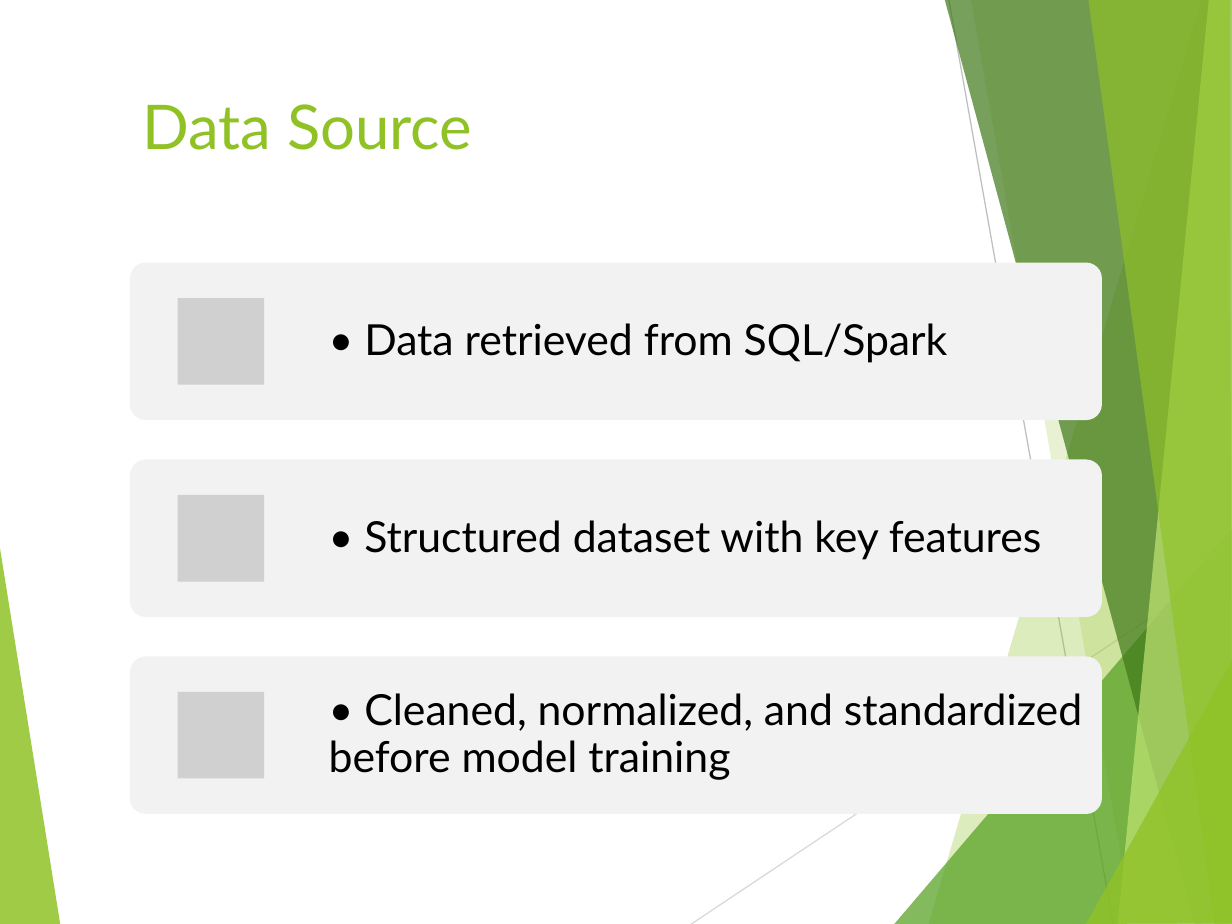
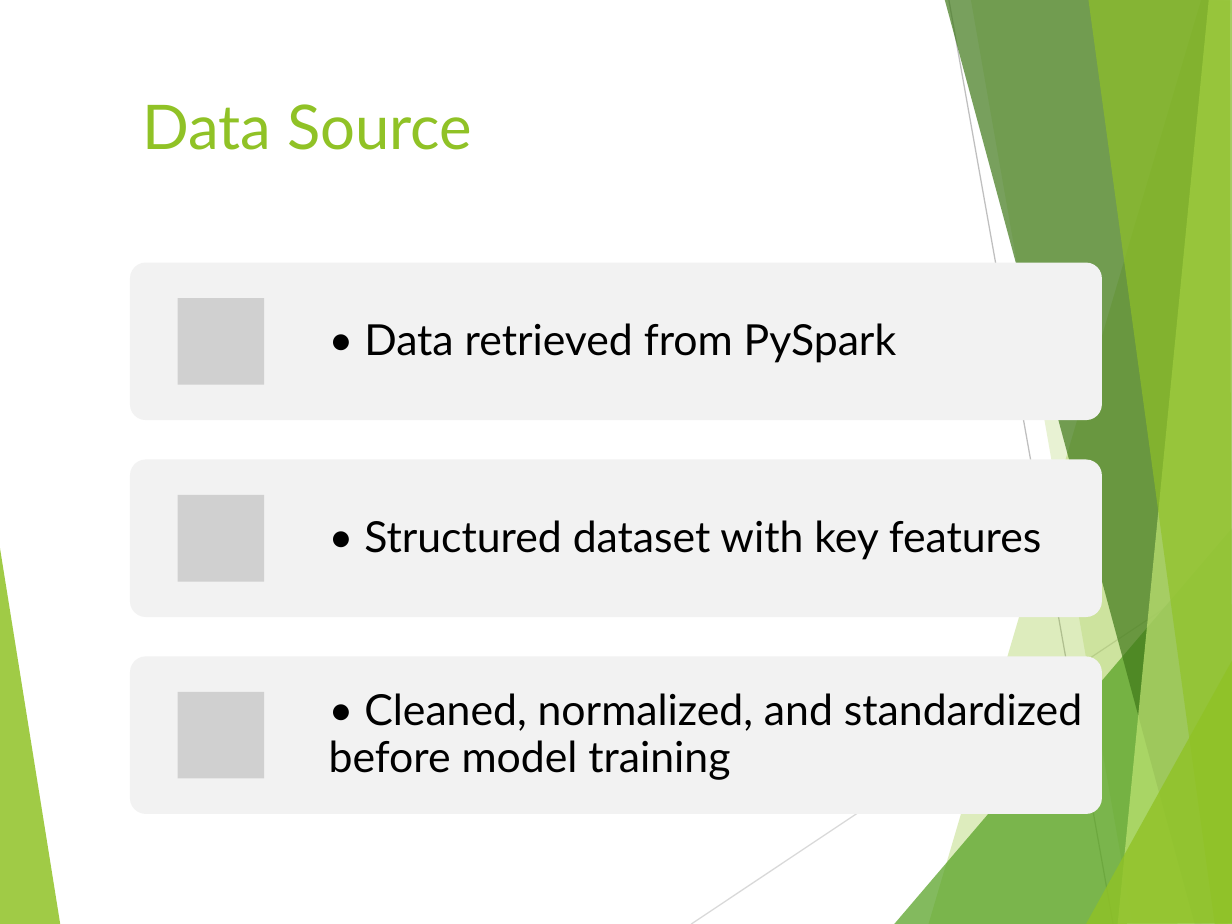
Before and after one commit to MelisaTeg/Project_4, a slide deck: slide 3 of Final_Project_Presentation.pptx. Drawn at 1232x924 pixels with LibreOffice and Linux fonts; fonts in the diff are those of the drawing; grey boxes stand for pictures. Boxes give left, top, right and bottom in pixels: in the first picture for what was removed or moved away, otherwise in the second. Text is boxed around its words. In the diff, an @@ line names an element or a change of style, - is before the commit and + after.

```diff
--- a/Final_Project_Presentation.pptx
+++ b/Final_Project_Presentation.pptx
@@ text at [364,323,897,363]: text changed @@
-• Data retrieved from SQL/Spark
+• Data retrieved from PySpark
```
Also in this commit, not shown: 2 other slides changed.
